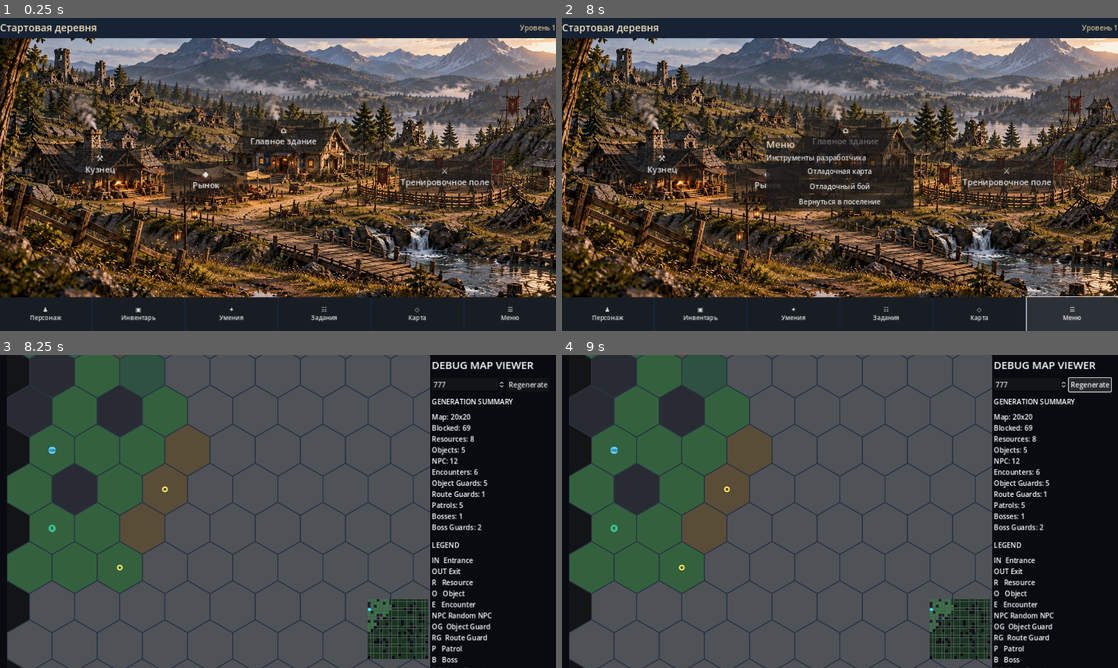
Above: before the commit, frames 1-4 (two rows, left to right).
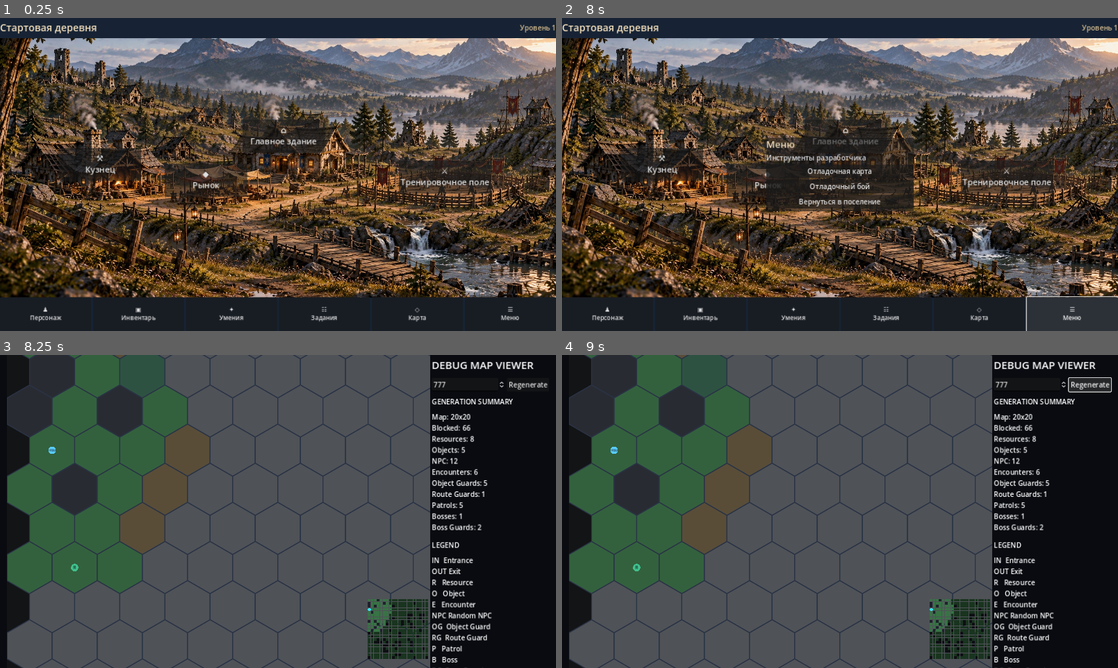
Above: after the commit, the same moments.

Repository: Archoniou1987/Battle-of-Artheon
Game: Godot game, scene res://scenes/main/main.tscn
Same seed, same stepped clock (60 frames per second), same inputs: the game is played once before the commit and once after it.
Inputs:
- Up to frame 1 (0.25 s): no input
- Up to frame 2 (8 s): click "⚒ Кузнец" at 0.5 s; click "◆ Рынок" at 1.25 s; click "⌂ Главное здание" at 2 s; click "⚔ Тренировочное поле" at 2.75 s; click "♟ Персонаж" at 3.5 s; click "▣ Инвентарь" at 4.25 s; click "✦ Умения" at 5 s; click "☷ Задания" at 5.75 s; click "◇ Карта" at 6.5 s; click "☰ Меню" at 7.25 s
- Up to frame 3 (8.25 s): click "Отладочная карта" at 8 s
- Up to frame 4 (9 s): click "Regenerate" at 8.75 s

Frames 1-2 are identical in both runs. In frame 3, 0.3% of the frame differs, in the area x 8-85%, y 22-97%; in frame 4, 0.3%.

Commit message:
Map navigation: explored fog, timed safe movement and hex distance correction

Diff:
--- a/core/map/hex_grid.gd
+++ b/core/map/hex_grid.gd
@@ -23,5 +23,5 @@
 	var bb:=to_axial(b)
 	var dq:=aa.x - bb.x
 	var dr:=aa.y - bb.y
-	var ds:=(-a.x - a.y) - (-b.x - b.y)
+	var ds:=-(dq+dr)
 	return maxi(absi(dq), maxi(absi(dr), absi(ds)))
